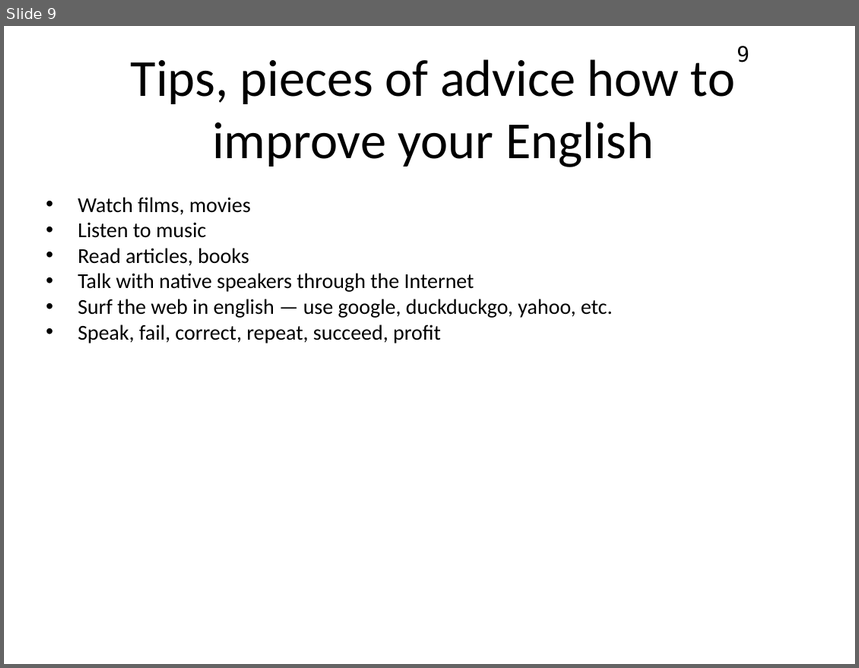
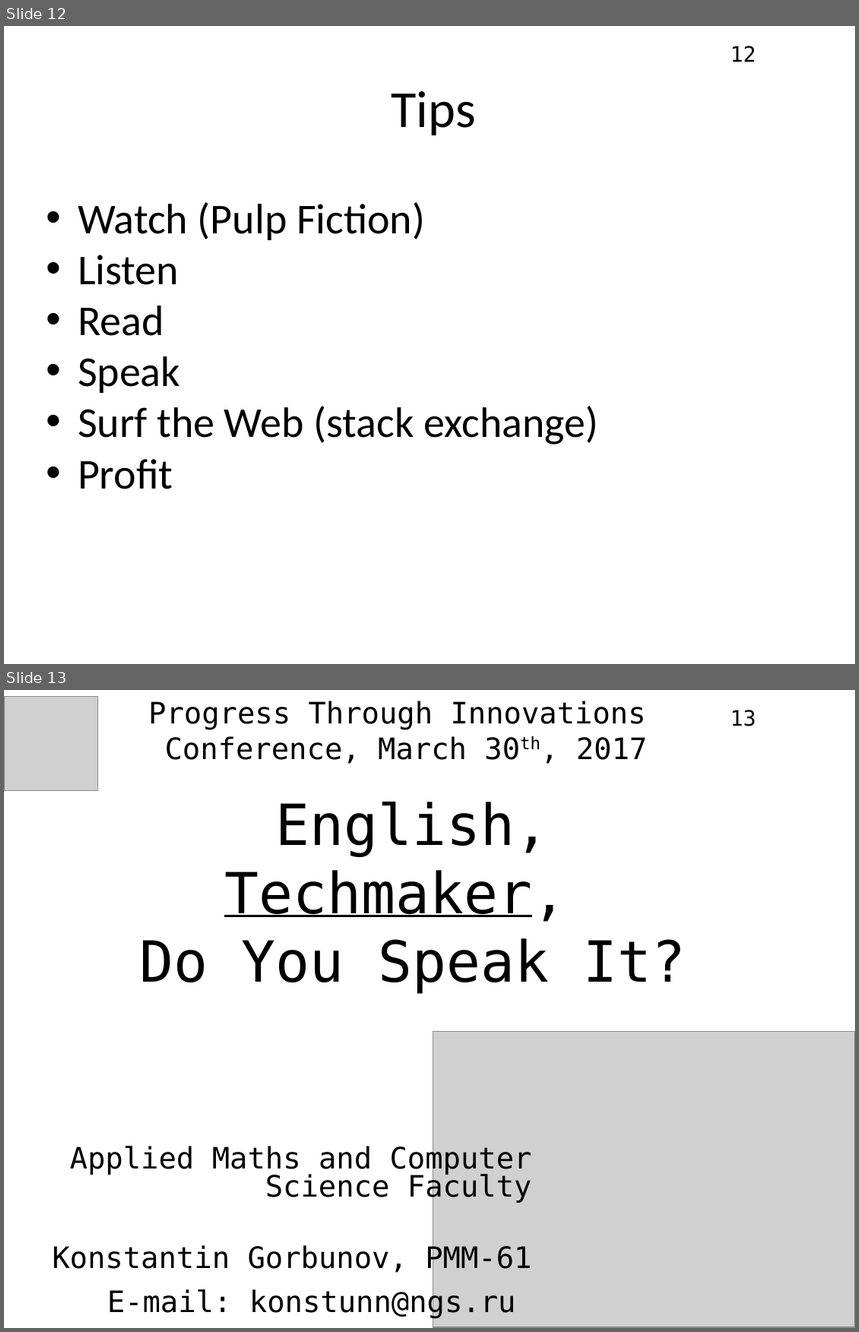
Before and after one commit to konstunn/eng, a slide deck: sem2/eng4tech/english4techmakers.odp. Shown one above the other, each under a label of ours: slide 9 before the commit, slides 12 and 13 after it. The pictures are 859x668 and 859x1332 pixels, drawn with LibreOffice and Linux fonts; fonts in the diff are those of the drawing; grey boxes stand for pictures. Boxes give left, top, right and bottom in pixels: in the first picture for what was removed or moved away, otherwise in the second. Text is boxed around its words. In the diff, an @@ line names an element or a change of style, - is before the commit and + after.

```diff
--- a/sem2/eng4tech/english4techmakers.odp
+++ b/sem2/eng4tech/english4techmakers.odp
@@ slide 13 added at [4,690,855,1328], background #FFFFFF @@
@@ picture added at [4,697,97,790] @@
@@ text added at [148,701,648,764], 25 pt, text #000000 @@
+Progress Through Innovations
+Conference, March 30th, 2017
@@ page number added at [731,710,756,726], 18 pt, text #000000 @@
+13
@@ title added at [139,802,686,994], 48 pt, text #000000 @@
+English, Techmaker,
+Do You Speak It?
@@ picture added at [433,1032,855,1328] @@
@@ text added at [52,1144,532,1274], 25 pt, text #000000 @@
+Applied Maths and Computer Science Faculty
+Konstantin Gorbunov, PMM-61
@@ text added at [107,1288,516,1319], 25 pt, text #000000 @@
+E-mail: konstunn@ngs.ru
@@ what was slide 9 is now slide 12 @@
@@ slide 12 changed as well @@
@@ page number at [731,46,756,62]: text changed @@
-9
+12
@@ title at [391,91,475,135]: text changed @@
-Tips, pieces of advice how to improve your English
+Tips
@@ text at [78,202,599,490]: text changed; size 18 to 36 pt @@
-• Watch films, movies
-• Listen to music
-• Read articles, books
-• Talk with native speakers through the Internet
-• Surf the web in english — use google, duckduckgo, yahoo, etc.
-• Speak, fail, correct, repeat, succeed, profit
+• Watch (Pulp Fiction)
+• Listen
+• Read
+• Speak
+• Surf the Web (stack exchange)
+• Profit
```
Also in this commit, not shown: 6 other slides changed, 5 other slides added, 3 slides removed.
